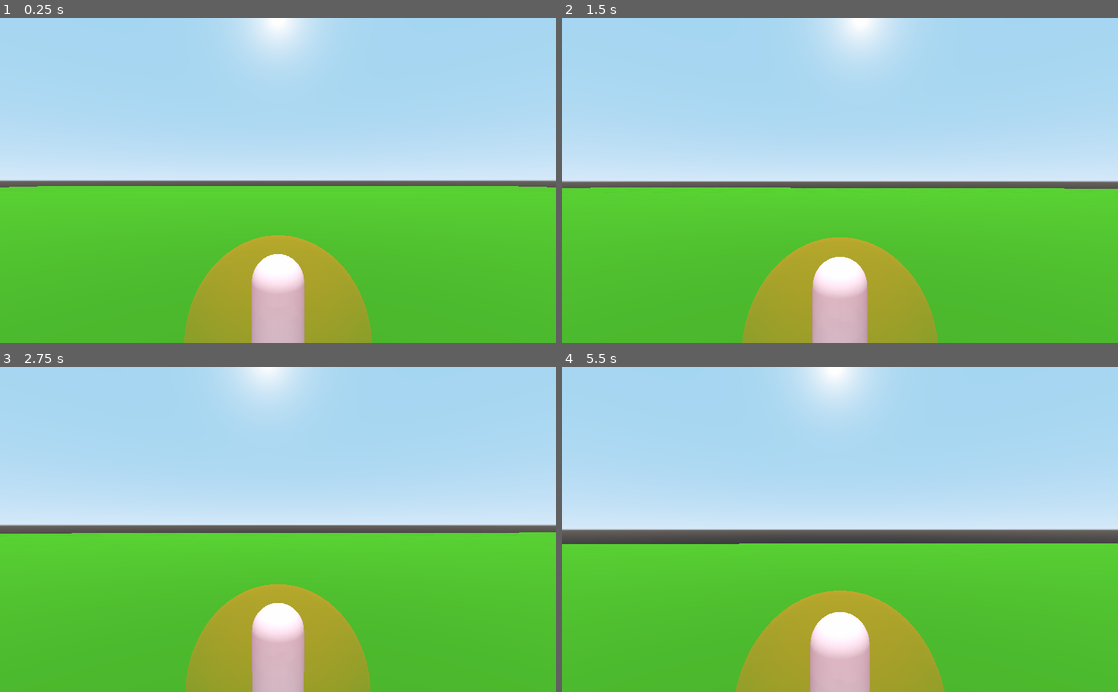
Above: before the commit, frames 1-4 (two rows, left to right).
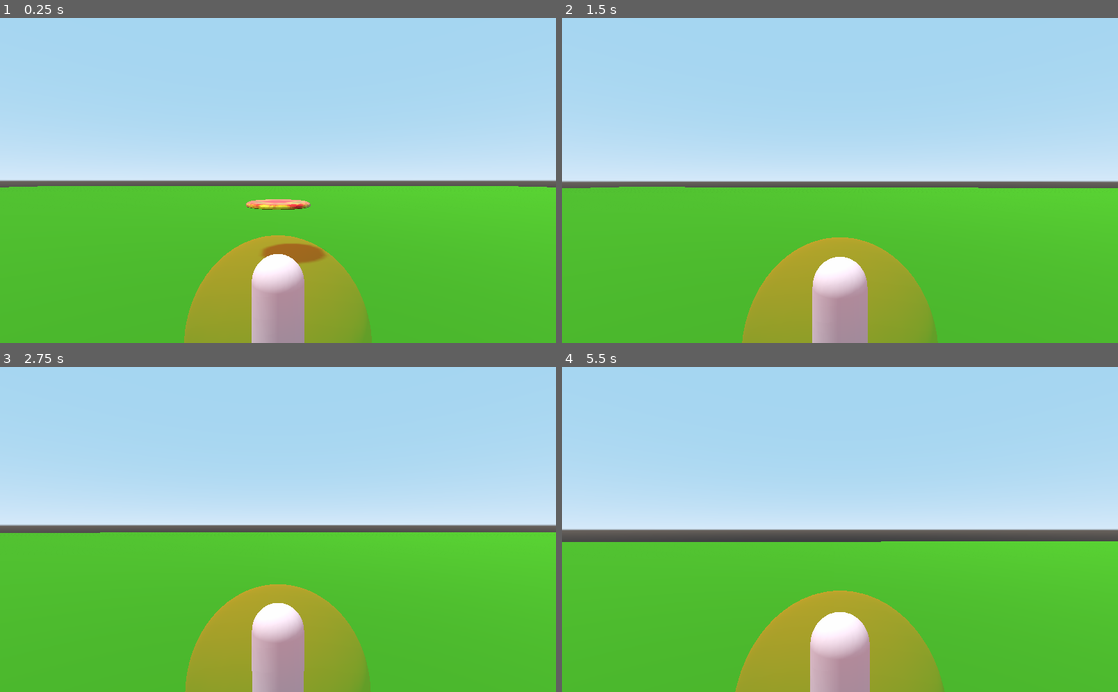
Above: after the commit, the same moments.

Repository: TheZoq2/the-frisbee-in-the-middle
Game: Godot game, scene res://scenes/frisbee_test.tscn
The game is run twice, just before and just after one commit, with the same random seed, the same clock (stepped at 60 frames per second) and the same inputs.
Inputs (mouse positions are in pixels of both pictures, inside the frame that each line leads up to):
- Up to frame 1 (0.25 s): no input
- Up to frame 2 (1.5 s): move the mouse to (867, 180) at 0.52 s; hold Shift (L_Shift) 0.53-1.28 s; hold W (Move_Forward) from 0.53 s (still down); tap Space (Jump) at 0.77 s; tap Enter at 1.25 s; move the mouse to (812, 180) at 1.27 s; tap Mouse wheel down (Scroll_Down) at 1.35 s
- Up to frame 3 (2.75 s): keep holding W (Move_Forward); tap Space (Jump) at 1.52, 2 s; move the mouse to (289, 523) at 2.02 s; hold Mouse wheel up (Scroll_Up) from 2.03 s (still down)
- Up to frame 4 (5.5 s): keep holding W (Move_Forward); tap Enter at 2.75 s; move the mouse to (834, 536) at 2.77 s; release Mouse wheel up (Scroll_Up) at 2.78 s; tap Shift (L_Shift) at 2.85 s; tap Space (Jump) at 3.02, 3.77, 4.52, 5 s; move the mouse to (878, 532) at 3.52 s; hold Mouse wheel down (Scroll_Down) 3.53-4.28 s; move the mouse to (795, 526) at 4.27 s; tap Mouse wheel up (Scroll_Up) at 4.35 s; move the mouse to (845, 529) at 5.02 s; hold Shift (L_Shift) from 5.03 s (still down)

The runs differ from the first frame. In frame 1, 4.2% of the frame differs, in the area x 42-67%, y 0-100%; in frame 2, 3.5%; in frame 3, 3.3%; in frame 4, 3.6%.

Commit message:
Add separate collision shape for frisbee

Diff:
--- a/scenes/frisbee.tscn
+++ b/scenes/frisbee.tscn
@@ -1,9 +1,16 @@
-[gd_scene load_steps=3 format=2]
+[gd_scene load_steps=4 format=2]
 
 [ext_resource path="res://scenes/frisbee.gd" type="Script" id=1]
 [ext_resource path="res://assets/frisbee.glb" type="PackedScene" id=2]
+
+[sub_resource type="CylinderShape" id=1]
+radius = 1.1
+height = 0.2
 
 [node name="frisbee" type="RigidBody"]
 script = ExtResource( 1 )
 
 [node name="frisbee" parent="." instance=ExtResource( 2 )]
+
+[node name="CollisionShape" type="CollisionShape" parent="."]
+shape = SubResource( 1 )
--- a/scenes/frisbee_test.tscn
+++ b/scenes/frisbee_test.tscn
@@ -1,8 +1,7 @@
-[gd_scene load_steps=7 format=2]
+[gd_scene load_steps=6 format=2]
 
 [ext_resource path="res://scenes/frisbee.tscn" type="PackedScene" id=1]
 [ext_resource path="res://scenes/player/Player.tscn" type="PackedScene" id=2]
-[ext_resource path="res://scenes/parkgoer.tscn" type="PackedScene" id=3]
 
 [sub_resource type="BoxShape" id=1]
 
@@ -14,7 +13,6 @@
 [node name="Spatial" type="Spatial"]
 
 [node name="ground" type="StaticBody" parent="."]
-collision_layer = 3
 
 [node name="CollisionShape" type="CollisionShape" parent="ground"]
 transform = Transform( 100, 0, 0, 0, 0.1, 0, 0, 0, 100, 0, 0, 0 )
@@ -25,13 +23,11 @@
 material = SubResource( 3 )
 
 [node name="Spatial" parent="." instance=ExtResource( 1 )]
-transform = Transform( 1, 0, 0, 0, 1, 0, 0, 0, 1, 0.00848186, 1.75805, 3.12633 )
+transform = Transform( 1, 0, 0, 0, 1, 0, 0, 0, 1, 0.00848186, 1.75805, -0.00535083 )
 
 [node name="DirectionalLight" type="DirectionalLight" parent="."]
 transform = Transform( 1, 0, 0, 0, 0.299524, 0.954089, 0, -0.954089, 0.299524, 0, 82, 66 )
 shadow_enabled = true
 
-[node name="parkgoer" parent="." instance=ExtResource( 3 )]
-transform = Transform( 1, 0, 0, 0, 1, 0, 0, 0, 1, 2.04167, 0, 1.87342 )
-
 [node name="Player" parent="." instance=ExtResource( 2 )]
+transform = Transform( -4.37114e-08, 0, 1, 0, 1, 0, -1, 0, -4.37114e-08, 6, 0.9, 0 )
